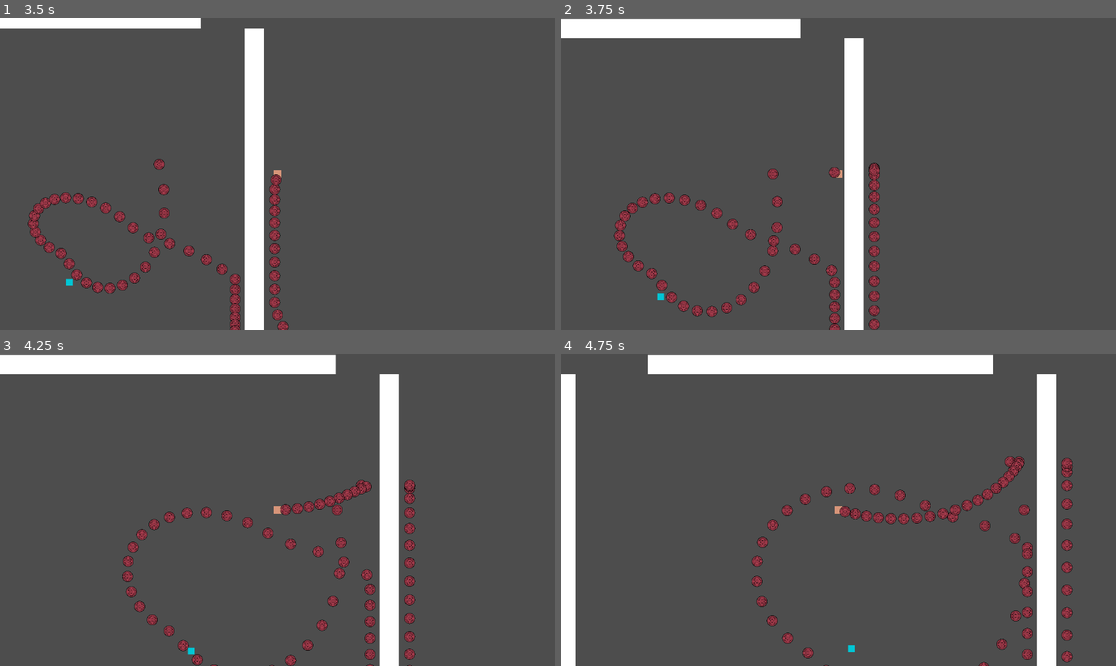
Above: before the commit, frames 1-4 (two rows, left to right).
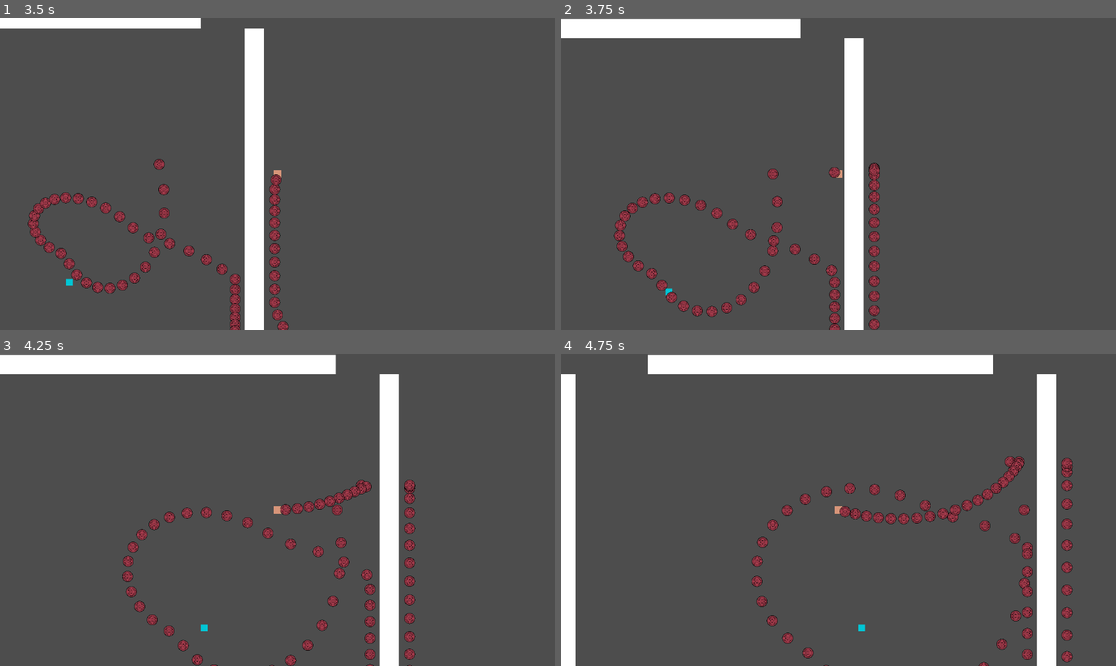
Above: after the commit, the same moments.

Repository: Simon014/PSLR2-Dungeon-Danmaku-Engine
Game: Godot game, scene res://RootScene.tscn
Two runs of this game, one before a commit and one after it. Both use one fixed random seed, a clock stepped at 60 frames per second and the inputs below.
Inputs (mouse positions are in pixels of both pictures, inside the frame that each line leads up to):
- Up to frame 1 (3.5 s): tap Enter at 0.5 s; move the mouse to (399, 158) at 0.52 s; hold D (right) 0.53-1.28 s; tap 1 (SPAttack1) every 0.75 s from 0.6 to 2.85 s; move the mouse to (166, 189) at 1.27 s; hold S (down) 1.28-2.03 s; move the mouse to (333, 105) at 2.02 s; hold D (right) 2.03-2.78 s; move the mouse to (249, 236) at 2.77 s; hold W (up) from 2.78 s (still down)
- Up to frame 2 (3.75 s): move the mouse to (1005, 220) at 3.52 s; release W (up) at 3.53 s; hold A (left) from 3.53 s (still down); tap 1 (SPAttack1) at 3.6 s
- Up to frame 3 (4.25 s): keep holding A (left)
- Up to frame 4 (4.75 s): keep holding A (left); move the mouse to (672, 463) at 4.27 s; tap 1 (SPAttack1) at 4.35 s

Frame 1 is identical in both runs. In frame 2, less than 0.1% of the frame differs, in the area x 17-21%, y 86-91%; in frame 3, less than 0.1%, in the area x 33-38%, y 86-97%; in frame 4, less than 0.1%.

Commit message:
getting ready to test ways to efficently save attacks

Diff:
--- a/pslr-2-dungeon-danmaku-engine/DDEcore/core_dungeon_engine.gd
+++ b/pslr-2-dungeon-danmaku-engine/DDEcore/core_dungeon_engine.gd
@@ -52,3 +52,75 @@
 		newbullet.position = Position
 		executorObject.get_parent().add_child(newbullet)
 		pass
+
+
+
+class Bullet:
+
+	var damage
+	var speed
+	var TTL
+	var friction
+	var acceleration
+	var color
+	var image
+
+	func _init(damage: int = 0, speed: int = 100, TTL: int = 5, friction: float = 0, acceleration: float = 0, color: Color = Color(1.0, 1.0, 1.0, 1.0), image = "DebugBullet.png") -> void:
+		self.damage = damage
+		self.speed = speed
+		self.TTL = TTL
+		self.friction = friction
+		self.acceleration = acceleration
+		self.color = color
+		self.image = image
+		pass
+
+class Split:
+	extends Bullet
+	var split
+	var splitinto
+	func _init(damage: int = 0, speed: int = 100, TTL: int = 5, friction: float = 0, acceleration: float = 0, color: Color = Color(1.0, 1.0, 1.0, 1.0), image = "DebugBullet.png", split: int = 4, splitinto: Bullet = Bullet.new()) -> void:
+		super(damage, speed, TTL, friction, acceleration, color, image)
+		self.split = split
+		self.splitinto = splitinto
+		pass
+
+class homing:
+	extends Bullet
+	var pathstart
+	func _init(damage: int = 0, speed: int = 100, TTL: int = 5, friction: float = 0, acceleration: float = 1, color: Color = Color(1.0, 1.0, 1.0, 1.0), image = "DebugBullet.png", pathstart: int = 5) -> void:
+		super(damage, speed, TTL, friction, acceleration, color, image)
+		self.pathstart = pathstart
+		pass
+
+class bomb:
+	extends Bullet
+	var explosionRadius
+	var ExplosionDamage
+	func _init(damage: int = 0, speed: int = 100, TTL: int = 5, friction: float = 0, acceleration: float = 0, color: Color = Color(1.0, 1.0, 1.0, 1.0), image = "DebugBullet.png", explosionRadius: int = 30, explosionDamage: float = 0.5) -> void:
+		self.explosionRadius = explosionRadius
+		self.ExplosionDamage = explosionDamage
+		pass
+
+class effect:
+	extends Bullet
+	var effect
+	var effectDuration
+	var effectRadius
+	func _init(damage: int = 0, speed: int = 100, TTL: int = 5, friction: float = 0, acceleration: float = 0, color: Color = Color(1.0, 1.0, 1.0, 1.0), image = "DebugBullet.png", effect: String = "poison", effectRadius: float = 30, effectDuration: int = 40) -> void:
+		self.effect = effect
+		self.effectDuration = effectDuration
+		self.effectRadius = effectRadius
+
+class lazer:
+	var damage
+	var TTL
+	var width
+	var warntime
+	var color
+	func _init(damage: int = 0, TTL: int = 5, width: float = 30, warntime: int = 1, color: Color = Color(1.0, 1.0, 1.0, 1.0)) -> void:
+		self.damage = damage
+		self.TTL = TTL
+		self.width = width
+		self.warntime = warntime
+		self.color = color
--- a/pslr-2-dungeon-danmaku-engine/Entities/bullets/homing/bullet.gd
+++ b/pslr-2-dungeon-danmaku-engine/Entities/bullets/homing/bullet.gd
@@ -9,7 +9,6 @@
 
 #specific stuff
 @export var Pathstart = 4 #when to activating pathing processing. 0 to start immediately.
-@export var PathInfluence = 5 #how much the path should influence the bullet. 1 for full influence. 0 for no influence.
 
 #dynamic stuff
 var timeSinceload = 0.0
@@ -42,9 +41,9 @@
 	if timeSinceload > Pathstart:
 		if not friendly:
 			if(position.distance_to(corePlayerVars.position) > position.distance_to(corePartnerVars.position)):
-				velocity += position.direction_to(corePartnerVars.position) * PathInfluence * acceleration
+				velocity += position.direction_to(corePartnerVars.position) * acceleration
 			else:
-				velocity += position.direction_to(corePlayerVars.position) * PathInfluence * acceleration
+				velocity += position.direction_to(corePlayerVars.position) * acceleration
 		else:
 			var closestposition = null
 			var closestdist = 10000
@@ -54,7 +53,7 @@
 						closestdist = position.distance_to(i.position)
 						closestposition = i.position
 			if closestposition:
-				velocity += position.direction_to(closestposition) * PathInfluence * acceleration
+				velocity += position.direction_to(closestposition) * acceleration
 			else:
 				queue_free() #will only happen if there are NO enemies avaliable.
 	pass # Replace with function body.
--- a/pslr-2-dungeon-danmaku-engine/Entities/bullets/split/bullet.gd
+++ b/pslr-2-dungeon-danmaku-engine/Entities/bullets/split/bullet.gd
@@ -10,8 +10,6 @@
 #special configurations for this bullet
 @export var split = 4
 @export var splitinto = null
-#if you want to blow your computer up, be my guest. :3
-@export var secretrecurancesplit = false
 
 @export var color = Color(0.709, 0.0, 0.574, 1.0)
 @export var image = "DebugBullet.png"
@@ -42,14 +40,6 @@
 func _on_ttl_timeout() -> void:
 	var anglechange = 360 / split
 	var currentangle = 0
-	if (secretrecurancesplit):
-		for i in range(split):
-			var splitter = self.duplicate() # good luck !
-			splitter.direction = Vector2.from_angle(deg_to_rad(currentangle))
-			splitter.position = position
-			get_parent().add_child(splitter)
-			currentangle += anglechange
-		queue_free()
 	if (splitinto):
 		for i in range(split):
 			var splitter = splitinto.duplicate()
--- a/pslr-2-dungeon-danmaku-engine/Entities/player/PlayerController.gd
+++ b/pslr-2-dungeon-danmaku-engine/Entities/player/PlayerController.gd
@@ -30,7 +30,7 @@
 	bullet.split = 4
 	bullet.color = Color(1.0, 0.564, 0.312, 1.0)
 	bullet.image = "DebugBullet2.png"
-	bullet.friendly = false
+	bullet.friendly = true
 	var splitter = load("res://Entities/bullets/homing/Bullet.tscn").instantiate()
 	splitter.friendly = false
 	splitter.TTL = 10
@@ -94,7 +94,7 @@
 	if AttackIterating != 0:
 		attack()
 	for i in $DetectionArea.get_overlapping_bodies():
-		if (i.friendly == true):
+		if (i.friendly == false):
 			if (i.name.contains("Bullet")):
 				if position.distance_to(i.position) < 10:
 					i.queue_free()
--- a/pslr-2-dungeon-danmaku-engine/project.godot
+++ b/pslr-2-dungeon-danmaku-engine/project.godot
@@ -28,21 +28,25 @@
 up={
 "deadzone": 0.2,
 "events": [Object(InputEventKey,"resource_local_to_scene":false,"resource_name":"","device":-1,"window_id":0,"alt_press …(192 unchanged characters)…
+, Object(InputEventKey,"resource_local_to_scene":false,"resource_name":"","device":-1,"window_id":0,"alt_pressed":false,"shift_pressed":false,"ctrl_pressed":false,"meta_pressed":false,"pressed":false,"keycode":0,"physical_keycode":4194320,"key_label":0,"unicode":0,"location":0,"echo":false,"script":null)
 ]
 }
 down={
 "deadzone": 0.2,
 "events": [Object(InputEventKey,"resource_local_to_scene":false,"resource_name":"","device":-1,"window_id":0,"alt_press …(192 unchanged characters)…
+, Object(InputEventKey,"resource_local_to_scene":false,"resource_name":"","device":-1,"window_id":0,"alt_pressed":false,"shift_pressed":false,"ctrl_pressed":false,"meta_pressed":false,"pressed":false,"keycode":0,"physical_keycode":4194322,"key_label":0,"unicode":0,"location":0,"echo":false,"script":null)
 ]
 }
 left={
 "deadzone": 0.2,
 "events": [Object(InputEventKey,"resource_local_to_scene":false,"resource_name":"","device":-1,"window_id":0,"alt_press …(191 unchanged characters)…
+, Object(InputEventKey,"resource_local_to_scene":false,"resource_name":"","device":-1,"window_id":0,"alt_pressed":false,"shift_pressed":false,"ctrl_pressed":false,"meta_pressed":false,"pressed":false,"keycode":0,"physical_keycode":4194319,"key_label":0,"unicode":0,"location":0,"echo":false,"script":null)
 ]
 }
 right={
 "deadzone": 0.2,
 "events": [Object(InputEventKey,"resource_local_to_scene":false,"resource_name":"","device":-1,"window_id":0,"alt_press …(192 unchanged characters)…
+, Object(InputEventKey,"resource_local_to_scene":false,"resource_name":"","device":-1,"window_id":0,"alt_pressed":false,"shift_pressed":false,"ctrl_pressed":false,"meta_pressed":false,"pressed":false,"keycode":0,"physical_keycode":4194321,"key_label":0,"unicode":0,"location":0,"echo":false,"script":null)
 ]
 }
 "shoot normal"={
@@ -60,6 +64,21 @@
 "events": [Object(InputEventKey,"resource_local_to_scene":false,"resource_name":"","device":-1,"window_id":0,"alt_press …(191 unchanged characters)…
 ]
 }
+SPAttack2={
+"deadzone": 0.2,
+"events": [Object(InputEventKey,"resource_local_to_scene":false,"resource_name":"","device":-1,"window_id":0,"alt_pressed":false,"shift_pressed":false,"ctrl_pressed":false,"meta_pressed":false,"pressed":false,"keycode":0,"physical_keycode":50,"key_label":0,"unicode":50,"location":0,"echo":false,"script":null)
+]
+}
+SPAttack3={
+"deadzone": 0.2,
+"events": [Object(InputEventKey,"resource_local_to_scene":false,"resource_name":"","device":-1,"window_id":0,"alt_pressed":false,"shift_pressed":false,"ctrl_pressed":false,"meta_pressed":false,"pressed":false,"keycode":0,"physical_keycode":51,"key_label":0,"unicode":51,"location":0,"echo":false,"script":null)
+]
+}
+Shield={
+"deadzone": 0.2,
+"events": [Object(InputEventMouseButton,"resource_local_to_scene":false,"resource_name":"","device":-1,"window_id":0,"alt_pressed":false,"shift_pressed":false,"ctrl_pressed":false,"meta_pressed":false,"button_mask":0,"position":Vector2(0, 0),"global_position":Vector2(0, 0),"factor":1.0,"button_index":2,"canceled":false,"pressed":false,"double_click":false,"script":null)
+]
+}
 
 [physics]
 
